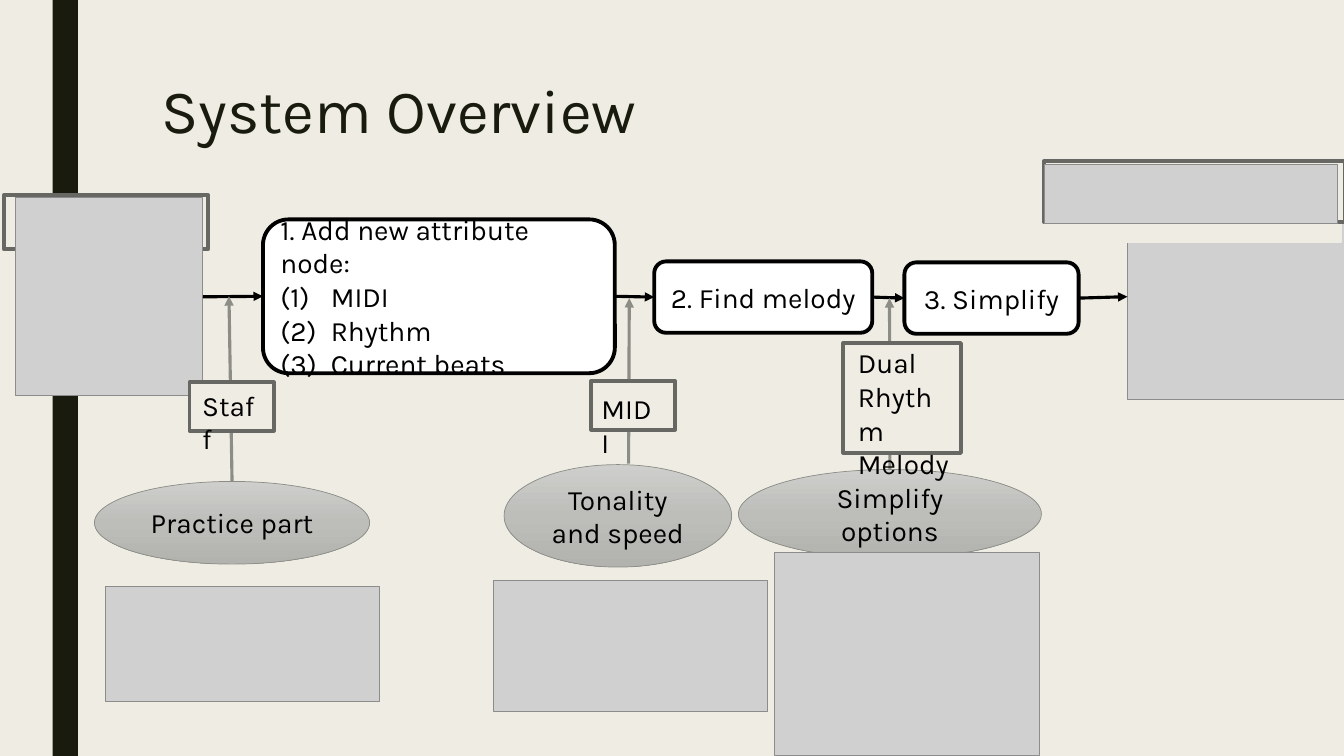
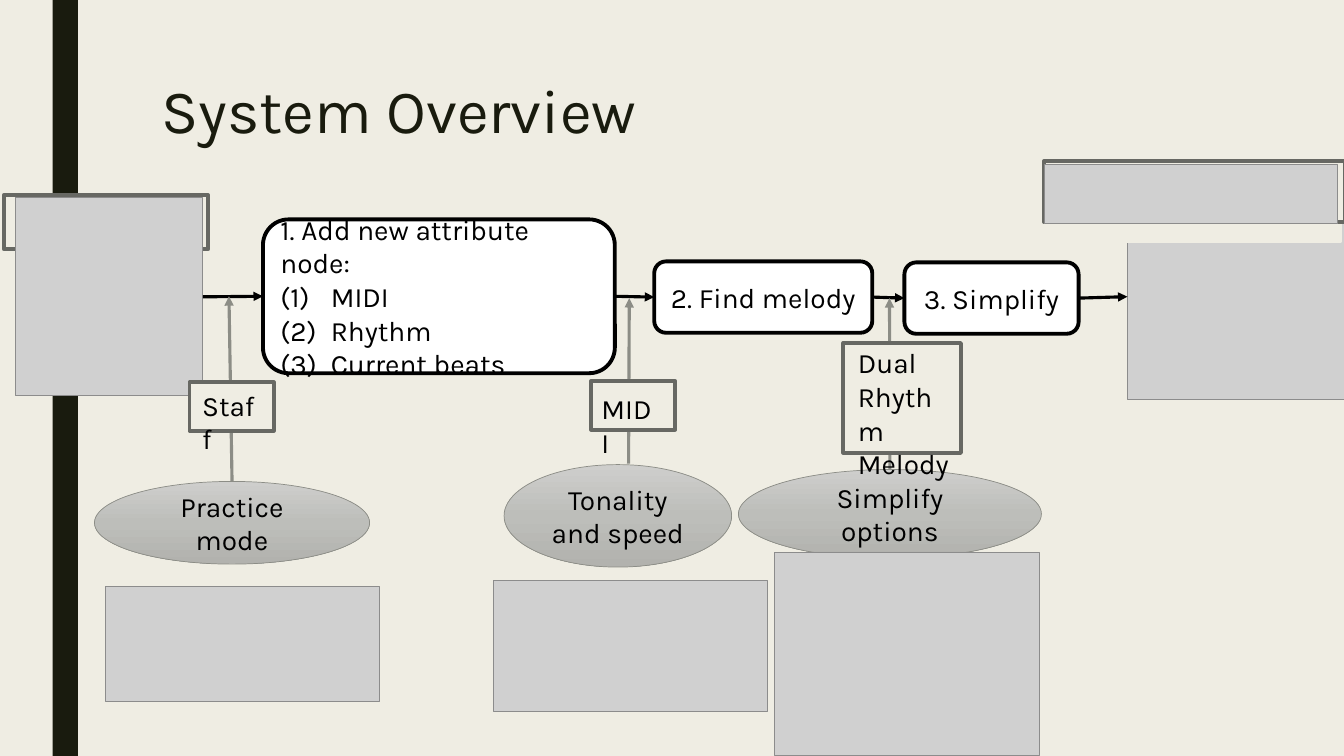
Before and after one commit to cindy820219/milsss, a slide deck: slide 11 of 口試0118.pptx. Drawn at 1344x756 pixels with LibreOffice and Linux fonts; fonts in the diff are those of the drawing; grey boxes stand for pictures. Boxes give left, top, right and bottom in pixels: in the first picture for what was removed or moved away, otherwise in the second. Text is boxed around its words. In the diff, an @@ line names an element or a change of style, - is before the commit and + after.

```diff
--- a/口試0118.pptx
+++ b/口試0118.pptx
@@ text in ellipse at (180,498,283,551): text changed @@
-Practice part
+Practice mode
```
Also in this commit, not shown: 7 other slides changed, 4 other files.
